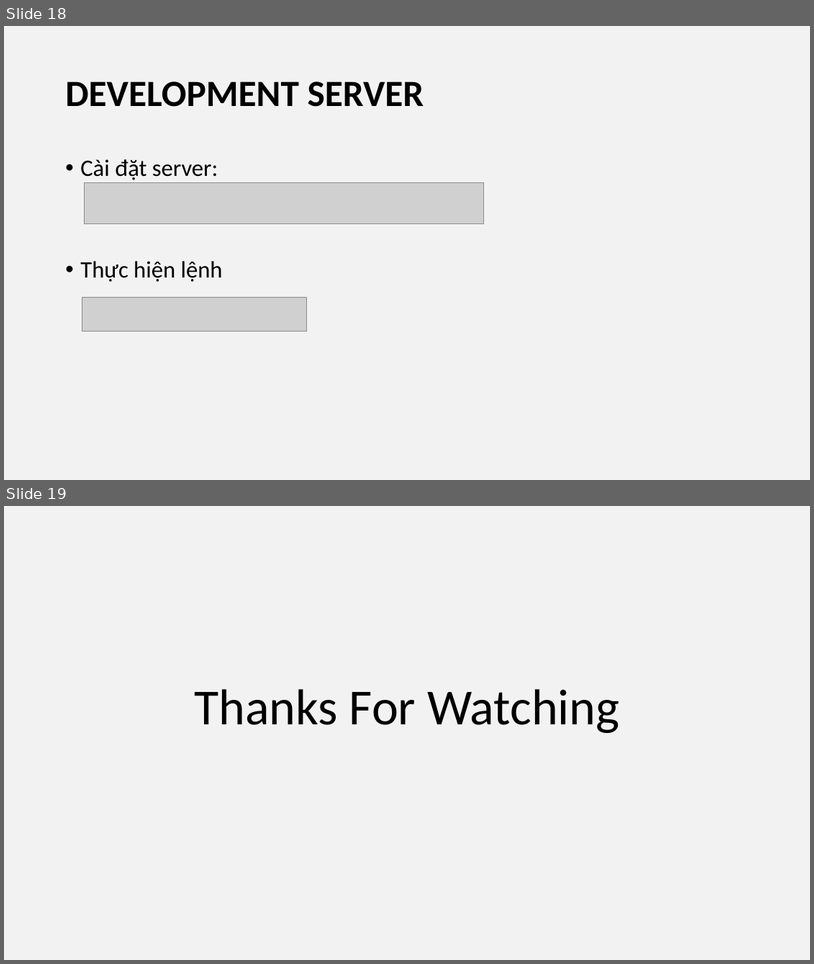
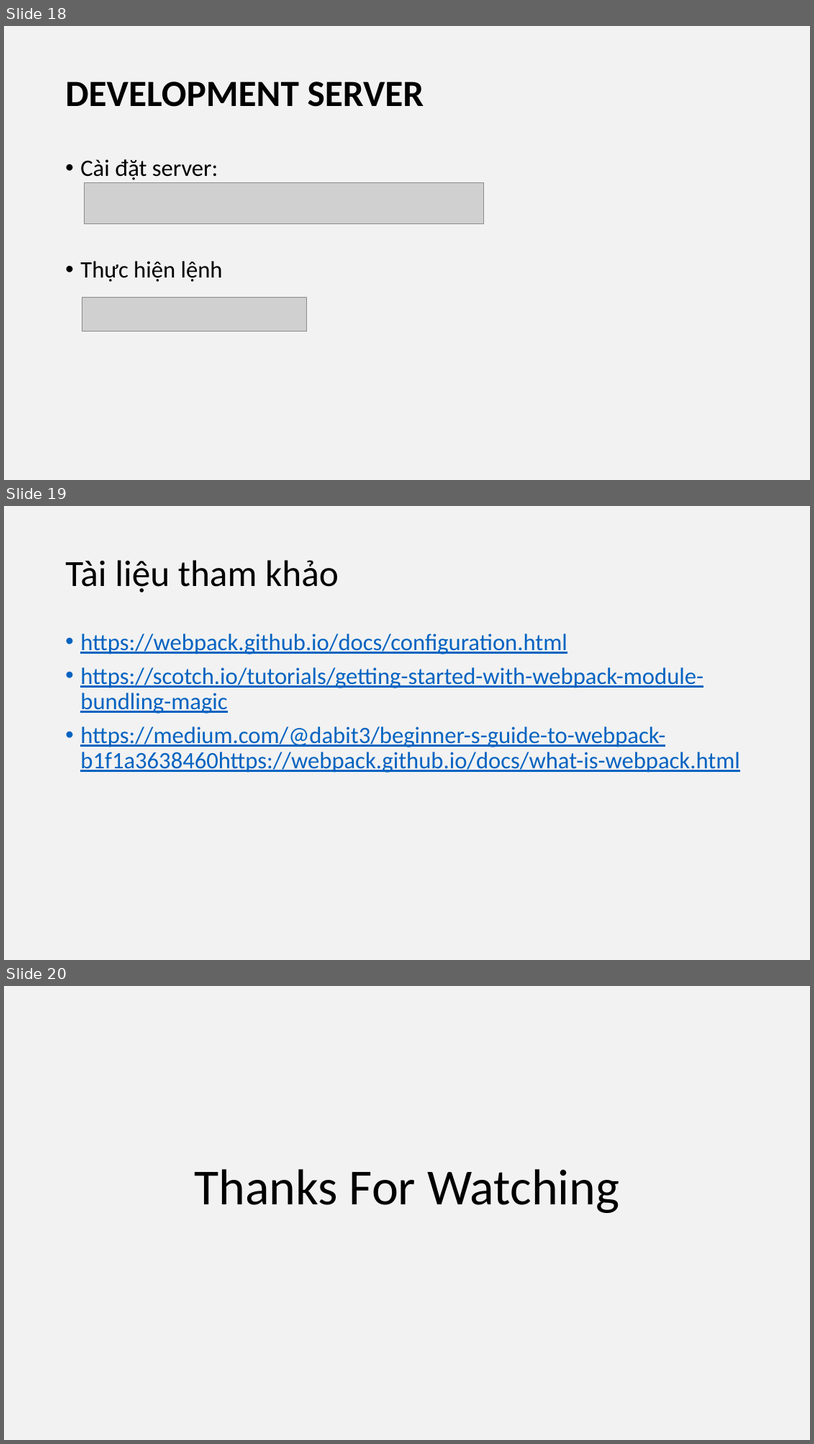
Before and after one commit to UDPT-2017/seminar-webpack-1412193-1412169, a slide deck: Sildewebpack.pptx. Shown one above the other, each under a label of ours: slides 18 and 19 before the commit, slides 18, 19 and 20 after it. The pictures are 814x964 and 814x1444 pixels, drawn with LibreOffice and Linux fonts; fonts in the diff are those of the drawing; grey boxes stand for pictures. Boxes give left, top, right and bottom in pixels: in the first picture for what was removed or moved away, otherwise in the second. Text is boxed around its words. In the diff, an @@ line names an element or a change of style, - is before the commit and + after.

Commit message:
slide cập nhật lần 2 - hiền

```diff
--- a/Sildewebpack.pptx
+++ b/Sildewebpack.pptx
@@ slide 19 added at [4,506,810,960], background #F2F2F2 @@
@@ title added at [65,560,339,592], 44 pt, text #000000 @@
+Tài liệu tham khảo
@@ text added at [80,633,740,772], 28 pt, text #0563C1, underline @@
+• https://webpack.github.io/docs/configuration.html
+• https://scotch.io/tutorials/getting-started-with-webpack-module-bundling-magic
+• https://medium.com/@dabit3/beginner-s-guide-to-webpack-b1f1a3638460https://webpack.github.io/docs/what-is-webpack.html
@@ what was slide 19 is now slide 20 @@
```
